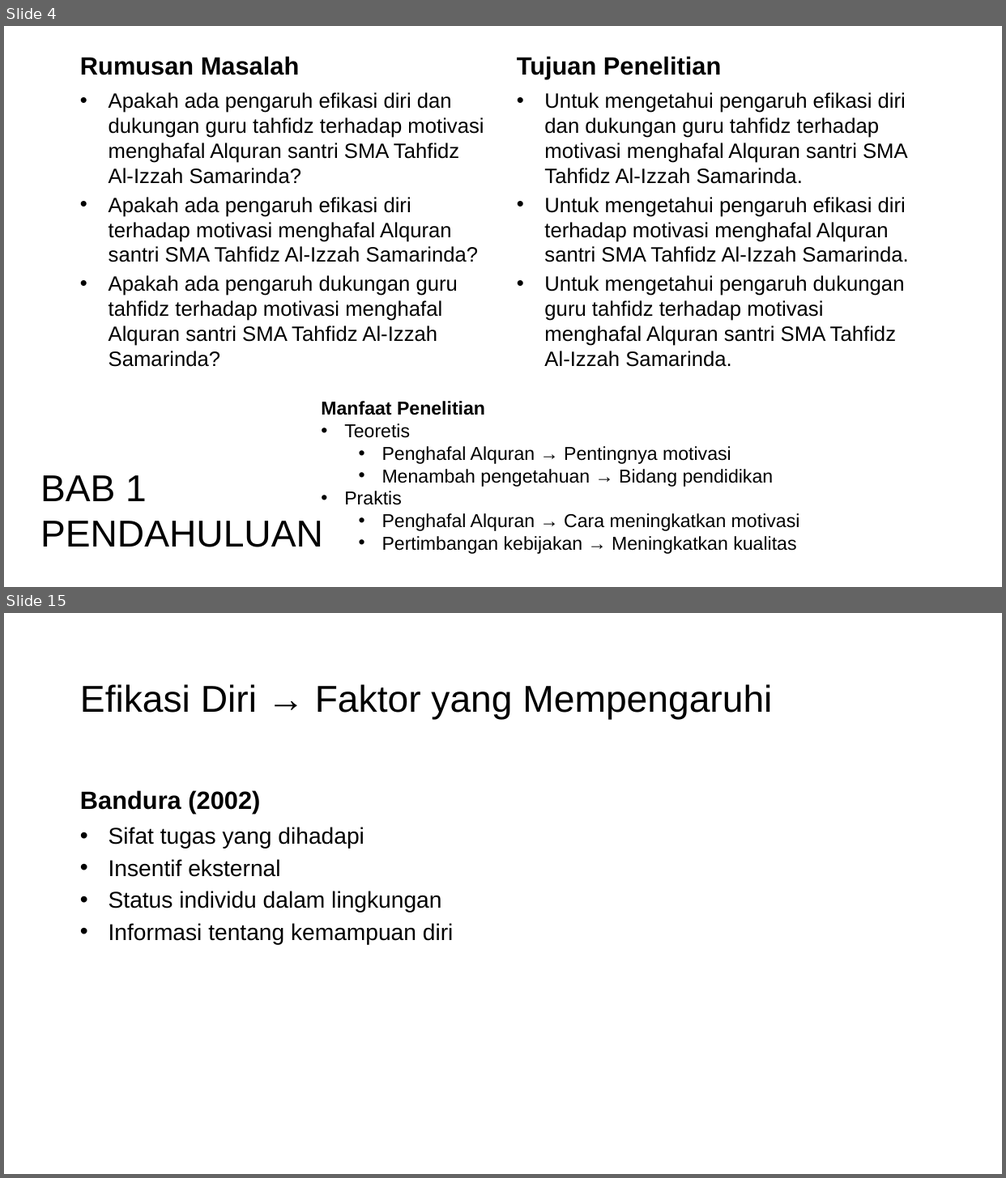
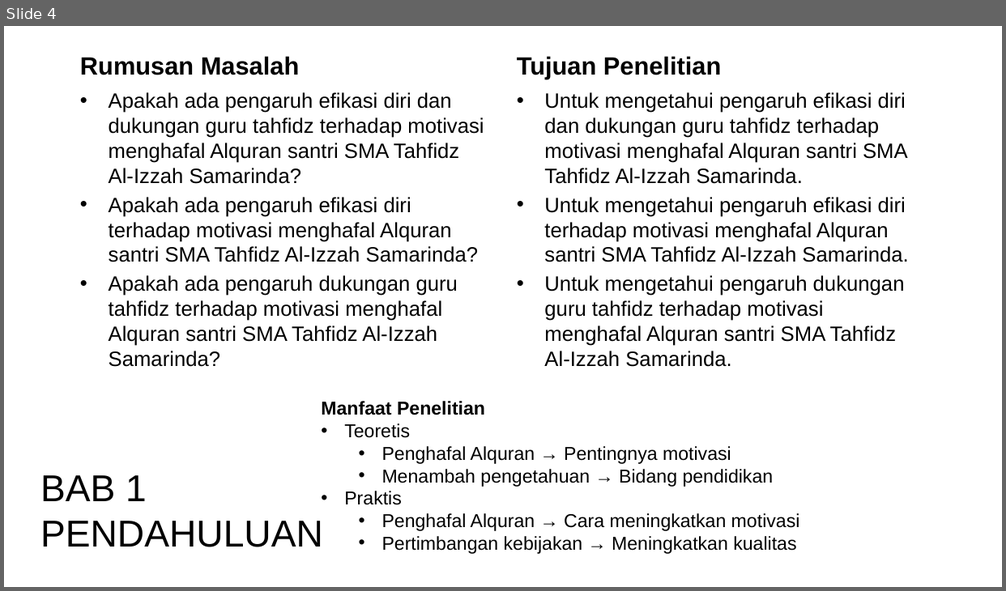
Before and after one commit to mzaini30/skripsi, a slide deck: seminar proposal.pptx. Shown one above the other, each under a label of ours: slides 4 and 15 before the commit, slide 4 after it; the slides between them are not shown. The pictures are 1006x1178 and 1006x591 pixels, drawn with LibreOffice and Linux fonts; fonts in the diff are those of the drawing; background and template pictures are left out. Boxes give left, top, right and bottom in pixels: in the first picture for what was removed or moved away, otherwise in the second. Text is boxed around its words. In the diff, an @@ line names an element or a change of style, - is before the commit and + after.

```diff
--- a/seminar proposal.pptx
+++ b/seminar proposal.pptx
@@ slide 15 removed at (4, 613, 1002, 1174), background picture (left out) @@
@@ title removed at (80, 684, 772, 720) @@
-Efikasi Diri → Faktor yang Mempengaruhi
@@ text removed at (80, 790, 260, 814) @@
-Bandura (2002)
@@ text removed at (108, 827, 454, 945) @@
-• Sifat tugas yang dihadapi
-• Insentif eksternal
-• Status individu dalam lingkungan
-• Informasi tentang kemampuan diri
```
Also in this commit, not shown: 2 slides changed, 1 slide added, 16 other slides removed.
